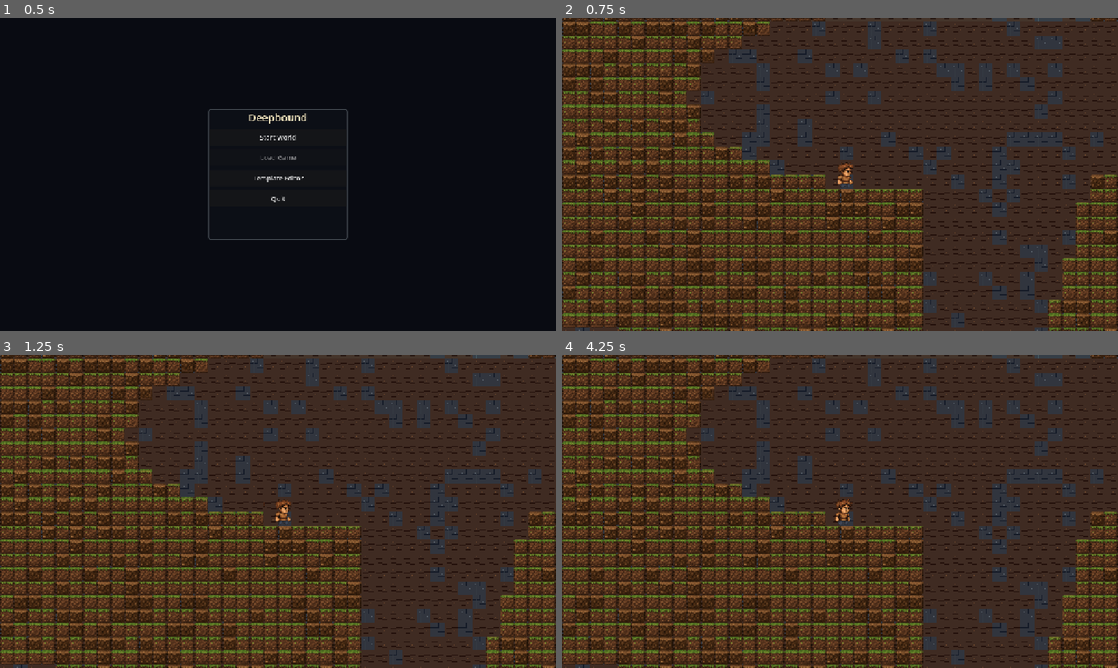
Above: before the commit, frames 1-4 (two rows, left to right).
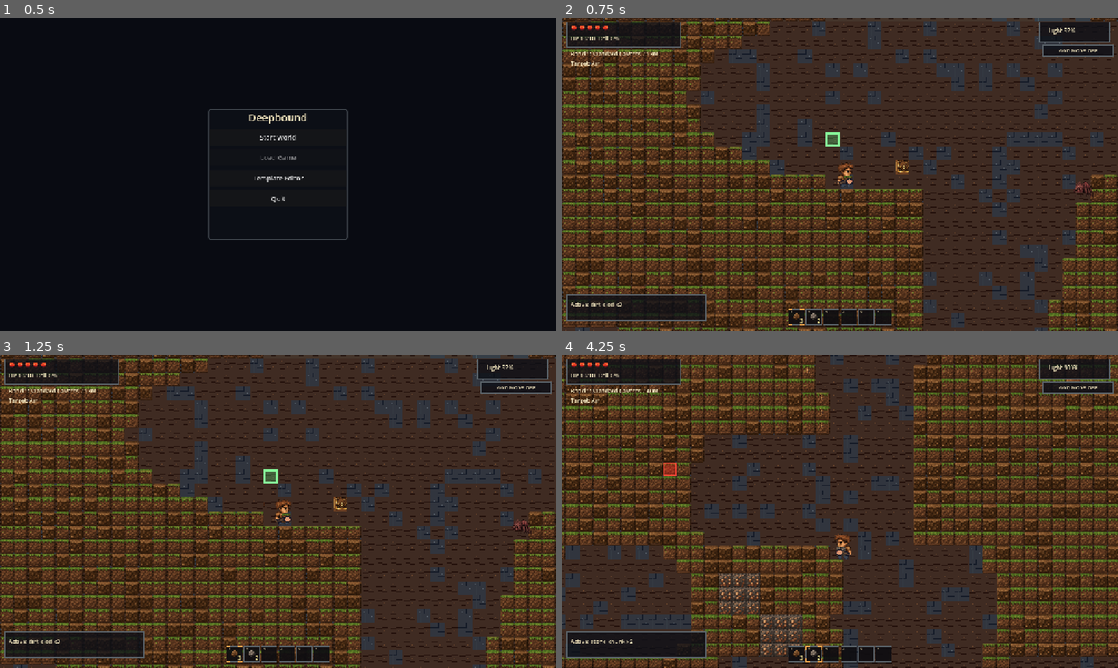
Above: after the commit, the same moments.

Repository: starrdye/deepbound
Game: Godot game, scene res://scenes/MainMenu.tscn
Two runs of this game, one before a commit and one after it. Both use one fixed random seed, a clock stepped at 60 frames per second and the inputs below.
Inputs (mouse positions are in pixels of both pictures, inside the frame that each line leads up to):
- Up to frame 1 (0.5 s): no input
- Up to frame 2 (0.75 s): click "Start World" at 0.5 s
- Up to frame 3 (1.25 s): no input
- Up to frame 4 (4.25 s): tap Enter at 1.25 s; move the mouse to (962, 495) at 1.27 s; hold D (move_right, bound only after the commit) 1.28-2 s; hold F (drill, bound only after the commit) 1.28-2 s; click (962, 495) at 1.42 s; tap Space (jump, bound only after the commit) at 1.52, 1.82 s; drag from (728, 527) to (812, 574) at 2.02 s; move the mouse to (895, 442) at 2.77 s; hold D (move_right, bound only after the commit) 2.78-3.5 s; tap 2 (hotbar_slot_2, bound only after the commit) at 2.85 s; drag from (812, 574) to (673, 464) at 3.52 s

Frame 1 is identical in both runs. In frame 2, 6.3% of the frame differs, in the area x 0-100%, y 1-99%; in frame 3, 6.3%; in frame 4, 58%, in the area x 0-100%, y 0-100%.
Error before the commit: Parse Error: Could not preload resource script "res://scripts/systems/TerminalSystem.gd". (res://scripts/Main.gd:17)

Commit message:
fix: remove invalid `static const` from TerminalSystem (game wouldn't load)
`static const` is NOT valid GDScript 4 syntax — only `static var` and
`static func` exist.  `const` is already class-level, so prefixing it
with `static` causes a parse error.  Because TerminalSystem.gd was
preloaded by both HudController.gd AND Main.gd, the parse failure
cascaded: neither script loaded, so the entire HUD vanished and no
input was processed (player saw a blank screen after pressing Start
World, with no response to any keypress including ESC and arrow keys).

Changes:
  static const MAX_HISTORY := 20         →  const MAX_HISTORY := 20
  static var history: Array[String] = [] →  static var history := []

The second change drops the typed-array initialiser, which has
version-dependent behaviour on Godot 4.x static vars.  Untyped Array
works on every 4.x version.

Co-Authored-By: Claude Sonnet 4.6 <noreply@anthropic.com>

Diff:
--- a/deepbound_godot/scripts/systems/TerminalSystem.gd
+++ b/deepbound_godot/scripts/systems/TerminalSystem.gd
@@ -4,12 +4,18 @@
 ## Lightweight static singleton that holds shared state for the in-game debug
 ## terminal console.  Any script can push output or check is_open without
 ## holding an instance reference.
+##
+## NOTE: GDScript 4 has NO `static const` keyword — it caused a parse error
+## that cascaded through every script preloading this file (HudController,
+## Main), which is why all UI and input were dead.  Plain `const` is already
+## class-level / shared.  Likewise, typed `Array[String]` as the initialiser
+## for a static var has version-dependent behaviour, so we use an untyped
+## Array here for maximum Godot 4.x compatibility.
 
 static var is_open := false
+static var history := []
 
-## Scrollback buffer: last MAX_HISTORY lines (output echoes + responses).
-static var history: Array[String] = []
-static const MAX_HISTORY := 20
+const MAX_HISTORY := 20
 
 static func push_output(line: String) -> void:
 	history.append(line)
